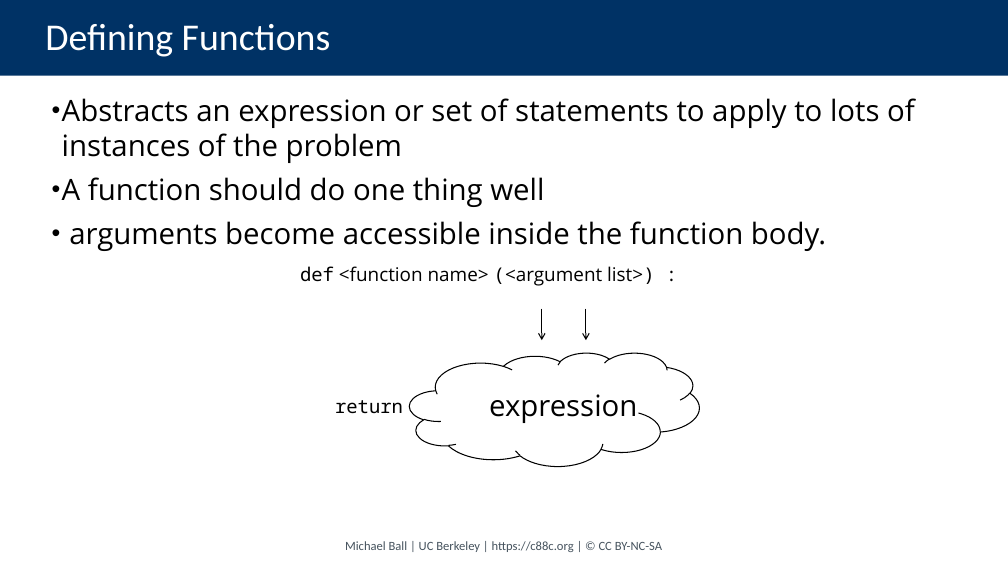
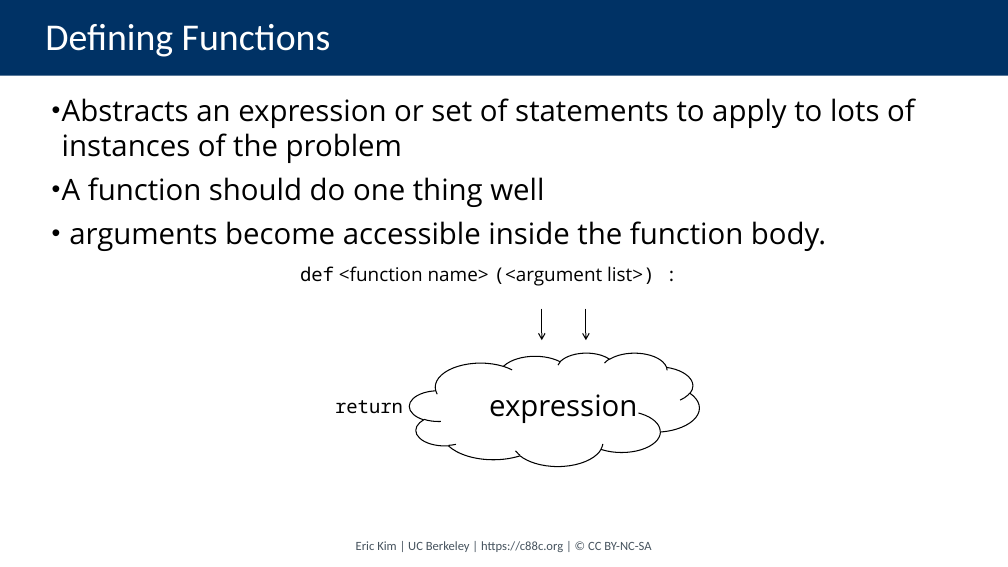
Before and after one commit to cs88-website/su24, a slide deck: slide 12 of assets/slides/su24/03-Loops.pptx (slide 11 before the commit). Drawn at 1008x567 pixels with LibreOffice and Linux fonts; fonts in the diff are those of the drawing. Boxes give left, top, right and bottom in pixels: in the first picture for what was removed or moved away, otherwise in the second. Text is boxed around its words. In the diff, an @@ line names an element or a change of style, - is before the commit and + after.

```diff
--- a/assets/slides/su24/03-Loops.pptx
+++ b/assets/slides/su24/03-Loops.pptx
@@ text at box(356, 541, 651, 552): text changed @@
-Michael Ball | UC Berkeley | https://c88c.org | © CC BY-NC-SA
+Eric Kim | UC Berkeley | https://c88c.org | © CC BY-NC-SA
```
Also in this commit, not shown: 19 other slides changed, 5 slides added, 52 other files.
